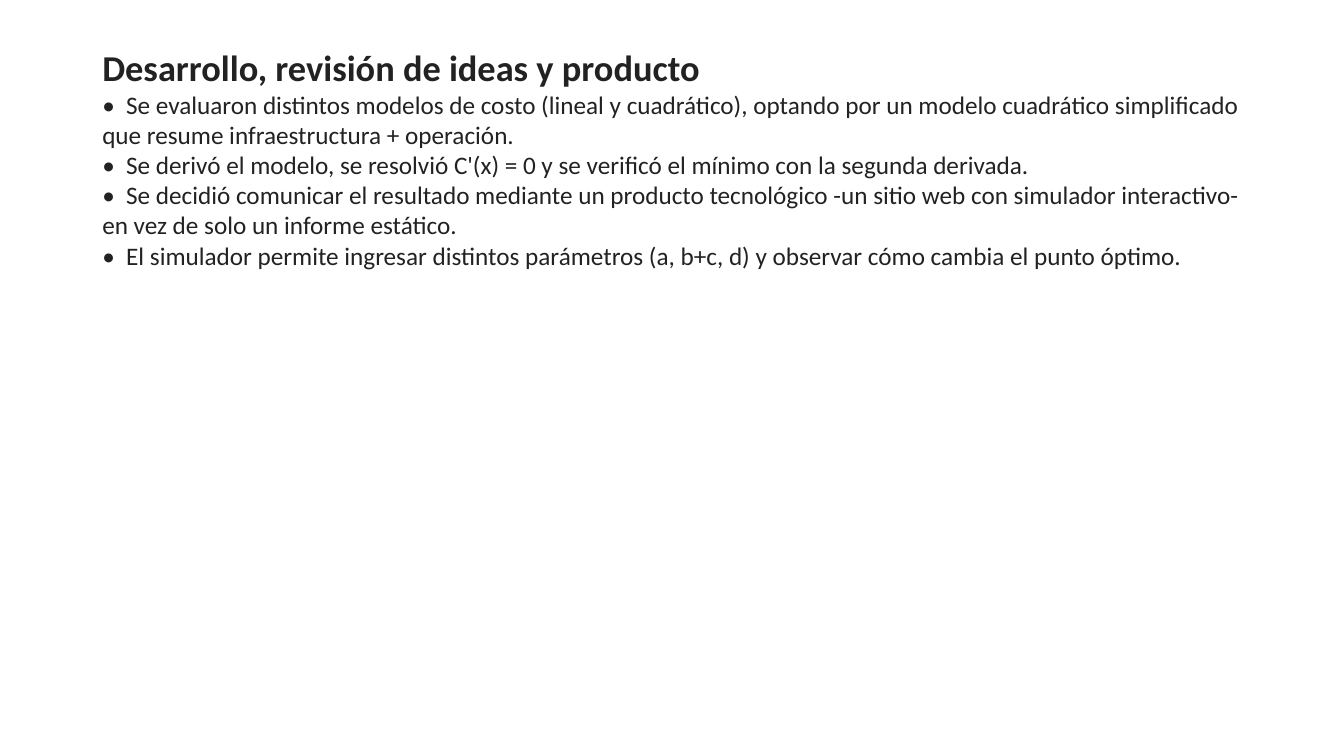
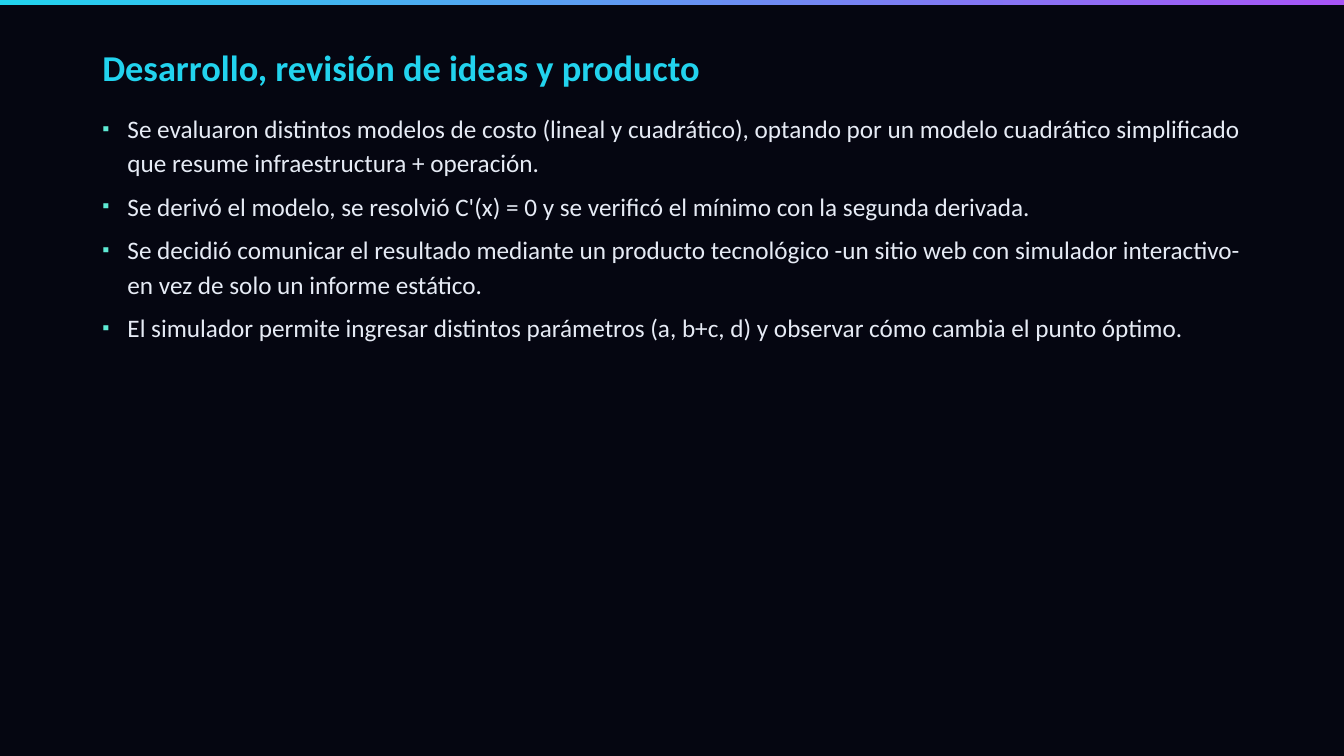
Before and after one commit to acarrascov/proyecto-calculo-optimizacion-cloud, a slide deck: slide 11 of Presentación Proyecto.pptx. Drawn at 1344x756 pixels with LibreOffice and Linux fonts; fonts in the diff are those of the drawing. Boxes give left, top, right and bottom in pixels: in the first picture for what was removed or moved away, otherwise in the second. Text is boxed around its words. In the diff, an @@ line names an element or a change of style, - is before the commit and + after.

Commit message:
Rediseno visual del PPT: paleta oscura del sitio (cian/violeta/teal), vinetas reales de PowerPoint en vez de texto '*', barra de acento y cronograma con fechas reales

```diff
--- a/Presentación Proyecto.pptx
+++ b/Presentación Proyecto.pptx
@@ background #FFFFFF to #050611 @@
@@ rectangle added at <box>0,0,1344,5</box>, fill gradient #22D3EE to #A855F7 @@
@@ text at <box>102,55,700,87</box>: text colour #222222 to #22D3EE in "Desarrollo, revisión de ideas y producto"; more space between paragraphs @@
@@ text at <box>127,119,1240,342</box>: text changed; text colour #222222 to #E6EBF5 @@
-• Se evaluaron distintos modelos de costo (lineal y cuadrático), optando por un modelo cuadrático simplificado que resume infraestructura + operación.
-• Se derivó el modelo, se resolvió C'(x) = 0 y se verificó el mínimo con la segunda derivada.
-• Se decidió comunicar el resultado mediante un producto tecnológico -un sitio web con simulador interactivo- en vez de solo un informe estático.
-• El simulador permite ingresar distintos parámetros (a, b+c, d) y observar cómo cambia el punto óptimo.
+▪ Se evaluaron distintos modelos de costo (lineal y cuadrático), optando por un modelo cuadrático simplificado que resume infraestructura + operación.
+▪ Se derivó el modelo, se resolvió C'(x) = 0 y se verificó el mínimo con la segunda derivada.
+▪ Se decidió comunicar el resultado mediante un producto tecnológico -un sitio web con simulador interactivo- en vez de solo un informe estático.
+▪ El simulador permite ingresar distintos parámetros (a, b+c, d) y observar cómo cambia el punto óptimo.
```
Also in this commit, not shown: 13 other slides changed, 1 other file.
